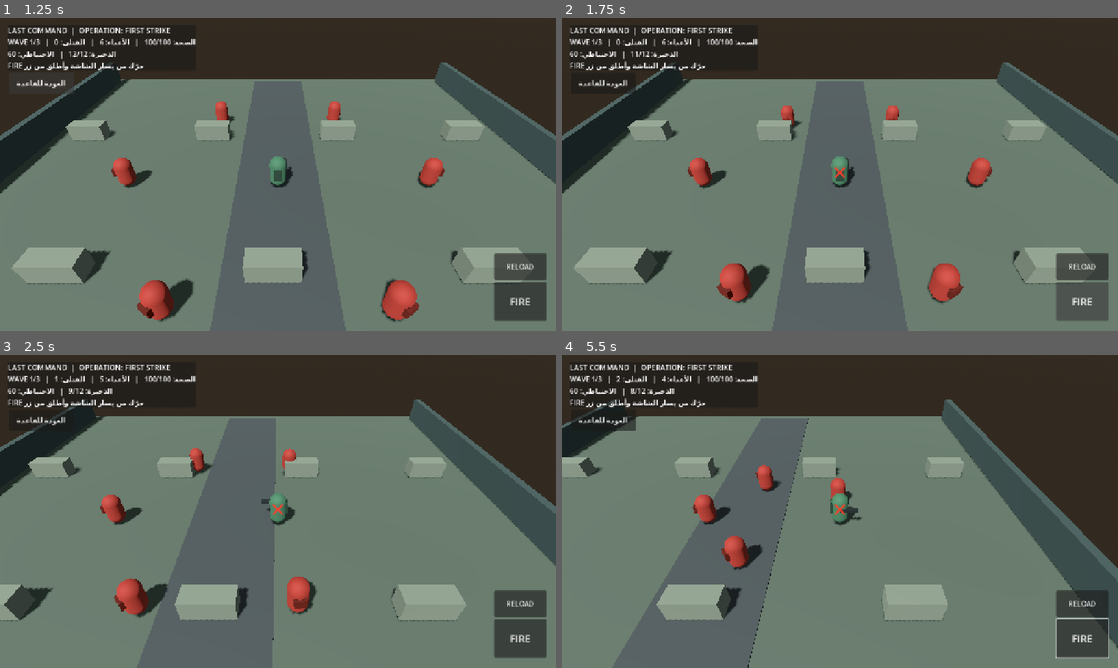
Above: before the commit, frames 1-4 (two rows, left to right).
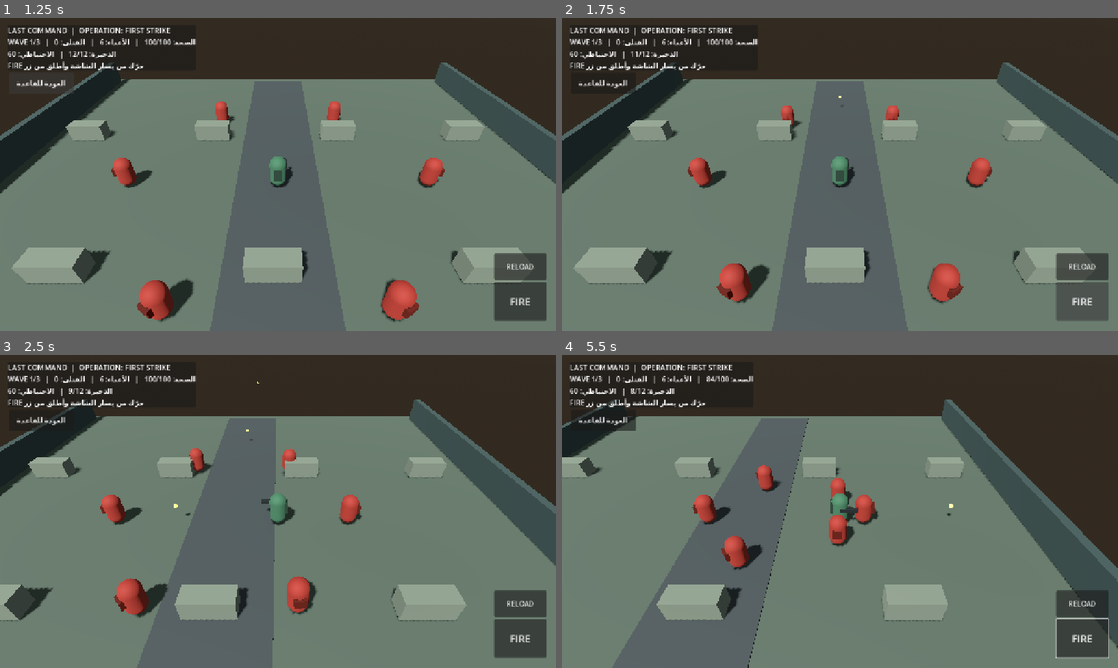
Above: after the commit, the same moments.

Repository: alshwqazf70-svg/last-command-android
Game: Godot game, scene res://scenes/base_preview.tscn
The game is run twice, just before and just after one commit, with the same random seed, the same clock (stepped at 60 frames per second) and the same inputs.
Inputs (mouse positions are in pixels of both pictures, inside the frame that each line leads up to):
- Up to frame 1 (1.25 s): click "START COMBAT MISSION ▶" at 0.5 s
- Up to frame 2 (1.75 s): click "FIRE" at 1.25 s
- Up to frame 3 (2.5 s): tap Enter (ui_accept) at 2, 2.27 s; move the mouse to (400, 495) at 2.02 s; hold Right (ui_right) from 2.03 s (still down); click (400, 495) at 2.17 s
- Up to frame 4 (5.5 s): release Right (ui_right) at 2.75 s; drag from (728, 527) to (812, 574) at 2.77 s; move the mouse to (895, 442) at 3.52 s; hold Right (ui_right) 3.53-4.25 s; drag from (812, 574) to (673, 464) at 4.27 s; move the mouse to (1006, 558) at 5.02 s; hold Left (ui_left) from 5.03 s (still down); tap Enter (ui_accept) at 5.27 s

Frame 1 is identical in both runs. In frame 2, less than 0.1% of the frame differs, in the area x 49-51%, y 24-52%; in frame 3, 0.4%; in frame 4, 0.8%, in the area x 9-71%, y 6-62%.

Commit message:
Add independent right-side touch aiming and directional fire

Diff:
--- a/project/scripts/mission.gd
+++ b/project/scripts/mission.gd
@@ -21,6 +21,9 @@
 var joystick_touch := -1
 var joystick_origin := Vector2.ZERO
 var joystick_vector := Vector2.ZERO
+var aim_touch := -1
+var aim_origin := Vector2.ZERO
+var aim_vector := Vector2.ZERO
 var hud_label: Label
 var health_label: Label
 var ammo_label: Label
@@ -278,18 +281,12 @@
 		return
 	ammo -= 1
 	fire_cooldown = 0.28
-	var target: Node3D = null
-	var best_distance := 999.0
-	for entry in enemies:
-		var enemy: Node3D = entry["node"]
-		if is_instance_valid(enemy):
-			var d := player_position.distance_to(enemy.position)
-			if d < best_distance:
-				best_distance = d
-				target = enemy
-	var direction := Vector3(0, 0, -1)
-	if target != null:
-		direction = (target.position + Vector3.UP * 0.8 - (player_position + Vector3.UP * 1.1)).normalized()
+	# Fire along the commander's facing direction; aiming is controlled by dragging on the right side.
+	var direction := -player_root.global_transform.basis.z
+	direction.y = 0.0
+	direction = direction.normalized()
+	if direction.length_squared() < 0.01:
+		direction = Vector3(0, 0, -1)
 	var bullet := MeshInstance3D.new()
 	var sphere := SphereMesh.new()
 	sphere.radius = 0.13
@@ -383,18 +380,31 @@
 		ammo_label.text = "الذخيرة: %d/%d   |   الاحتياطي: %d%s" % [ammo, MAGAZINE_SIZE, reserve_ammo, boss_text]
 
 func _input(event: InputEvent) -> void:
+	var screen_mid := get_viewport().get_visible_rect().size.x * 0.52
 	if event is InputEventScreenTouch:
-		if event.pressed and event.position.x < get_viewport().get_visible_rect().size.x * 0.52:
-			joystick_touch = event.index
-			joystick_origin = event.position
-			joystick_vector = Vector2.ZERO
-		elif event.pressed:
-			_shoot()
-		elif event.index == joystick_touch:
-			joystick_touch = -1
-			joystick_vector = Vector2.ZERO
-	elif event is InputEventScreenDrag and event.index == joystick_touch:
-		joystick_vector = ((event.position - joystick_origin) / 58.0).limit_length(1.0)
+		if event.pressed:
+			if event.position.x < screen_mid and joystick_touch == -1:
+				joystick_touch = event.index
+				joystick_origin = event.position
+				joystick_vector = Vector2.ZERO
+			elif event.position.x >= screen_mid and aim_touch == -1:
+				aim_touch = event.index
+				aim_origin = event.position
+				aim_vector = Vector2.ZERO
+		else:
+			if event.index == joystick_touch:
+				joystick_touch = -1
+				joystick_vector = Vector2.ZERO
+			if event.index == aim_touch:
+				aim_touch = -1
+				aim_vector = Vector2.ZERO
+	elif event is InputEventScreenDrag:
+		if event.index == joystick_touch:
+			joystick_vector = ((event.position - joystick_origin) / 58.0).limit_length(1.0)
+		elif event.index == aim_touch:
+			aim_vector = ((event.position - aim_origin) / 90.0).limit_length(1.0)
+			if aim_vector.length() > 0.12:
+				player_root.rotation.y = atan2(aim_vector.x, -aim_vector.y)
 
 func _add_box(label: String, at: Vector3, dimensions: Vector3, tint: Color) -> void:
 	var mesh_instance := MeshInstance3D.new()
